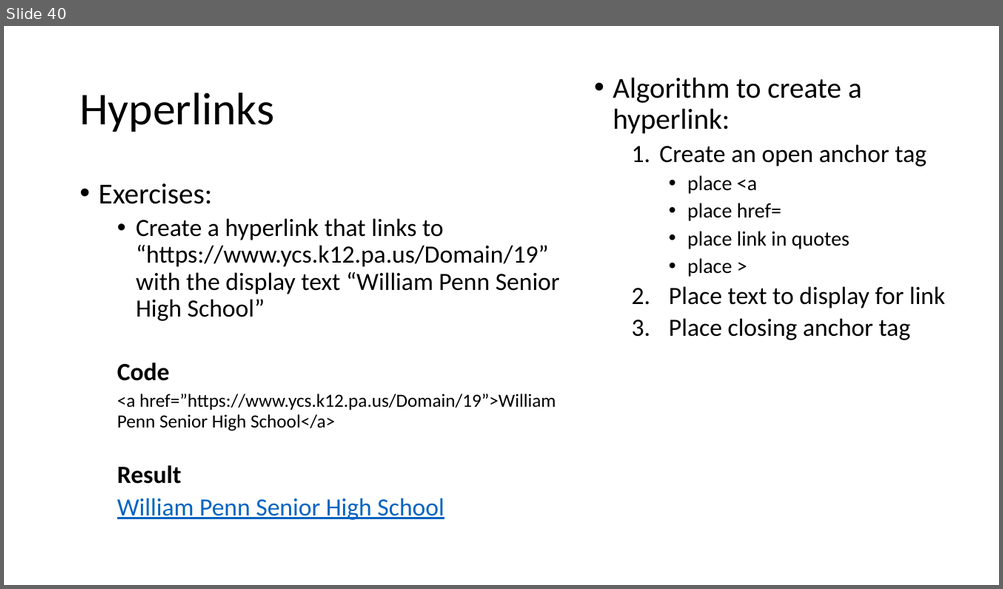
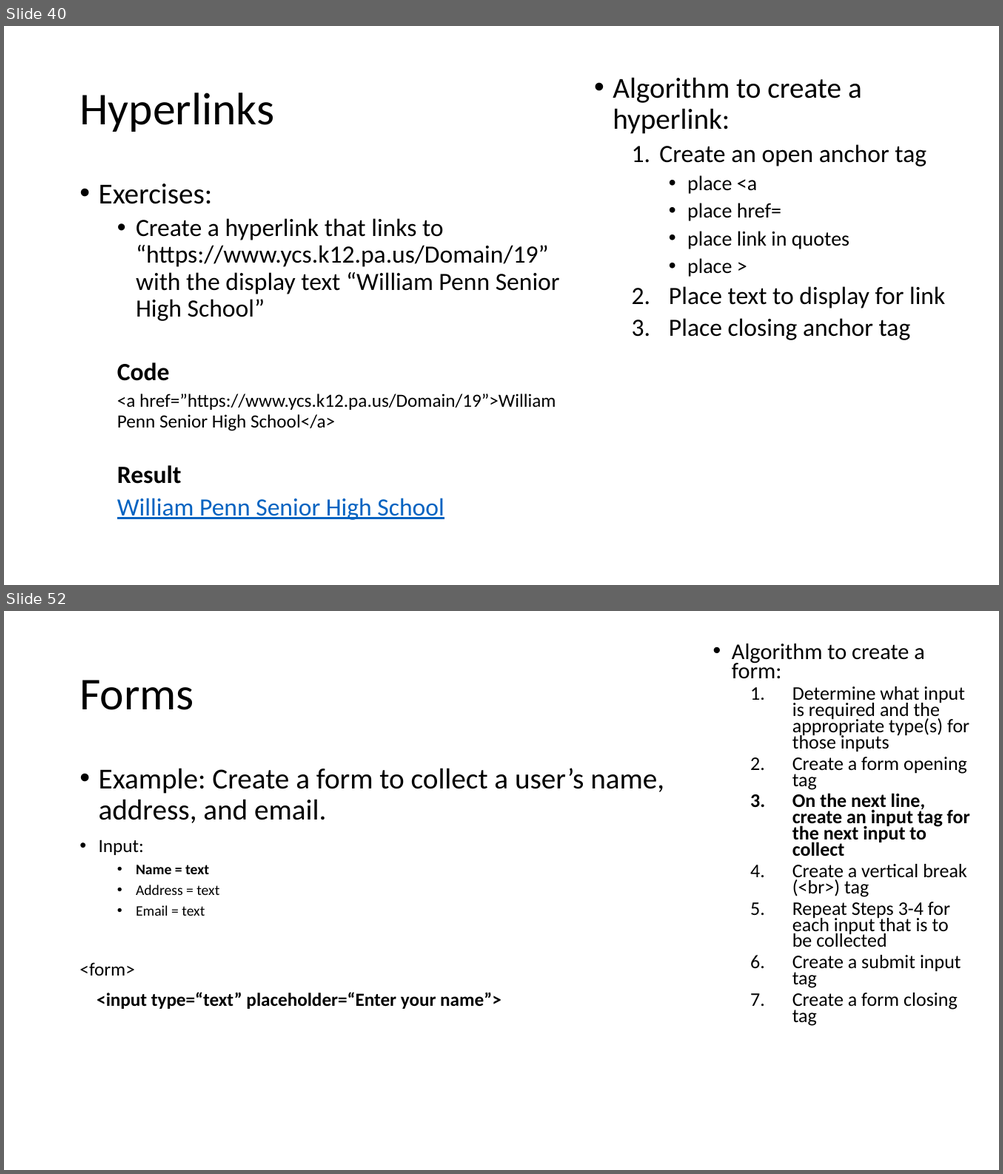
Before and after one commit to MrJoshGross/Course-Curricular-Material, a slide deck: Computer Science Discoveries/Lectures/Lecture 9 - More HTML Tags.pptx. Shown one above the other, each under a label of ours: slide 40 before the commit, slides 40 and 52 after it; the slides between them are not shown. The pictures are 1003x589 and 1003x1174 pixels, drawn with LibreOffice and Linux fonts; fonts in the diff are those of the drawing. Boxes give left, top, right and bottom in pixels: in the first picture for what was removed or moved away, otherwise in the second. Text is boxed around its words. In the diff, an @@ line names an element or a change of style, - is before the commit and + after.

```diff
--- a/Computer Science Discoveries/Lectures/Lecture 9 - More HTML Tags.pptx
+++ b/Computer Science Discoveries/Lectures/Lecture 9 - More HTML Tags.pptx
@@ slide 52 added at box(4, 611, 999, 1170), background #FFFFFF @@
@@ text added at box(731, 644, 970, 1026), 18.6 pt, text #000000 @@
+• Algorithm to create a form:
+  1. Determine what input is required and the appropriate type(s) for those inputs
+  2. Create a form opening tag
+  3. On the next line, create an input tag for the next input to collect
+  4. Create a vertical break (<br>) tag
+  5. Repeat Steps 3-4 for each input that is to be collected
+  6. Create a submit input tag
+  7. Create a form closing tag
@@ title added at box(79, 680, 194, 710), 44 pt, text #000000 @@
+Forms
@@ text added at box(79, 768, 664, 1009), 28 pt, text #000000 @@
+• Example: Create a form to collect a user’s name, address, and email.
+• Input:
+  • Name = text
+  • Address = text
+  • Email = text
+<form>
+<input type=“text” placeholder=“Enter your name”>
```
Also in this commit, not shown: 35 other slides added, 2 other files.
